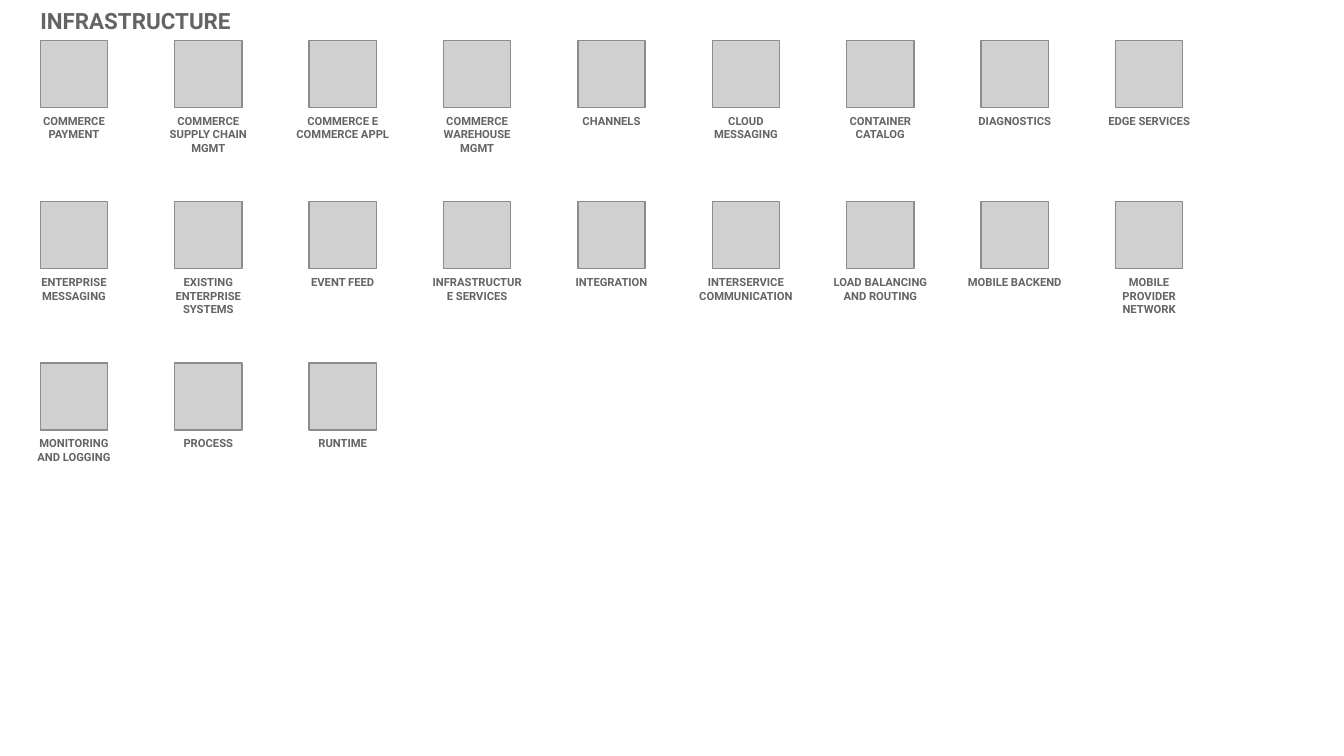
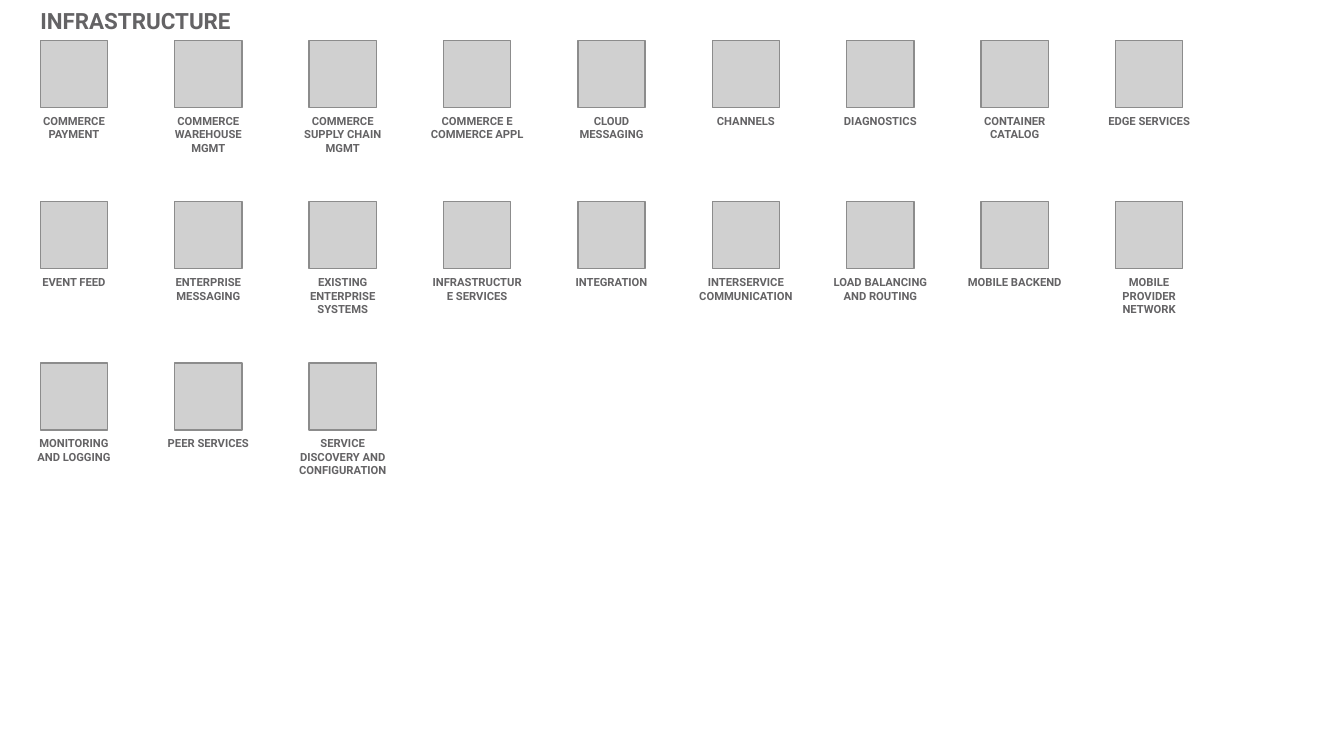
Before and after one commit to l2fprod/myarchitecture, a slide deck: slide 18 of mycatalog-architecture-diagram-template.pptx. Drawn at 1344x756 pixels with LibreOffice and Linux fonts; fonts in the diff are those of the drawing; grey boxes stand for pictures. Boxes give left, top, right and bottom in pixels: in the first picture for what was removed or moved away, otherwise in the second. Text is boxed around its words. In the diff, an @@ line names an element or a change of style, - is before the commit and + after.

```diff
--- a/mycatalog-architecture-diagram-template.pptx
+++ b/mycatalog-architecture-diagram-template.pptx
@@ text at [175, 117, 242, 152]: text changed @@
-COMMERCE SUPPLY CHAIN MGMT
+COMMERCE WAREHOUSE MGMT
@@ text at [304, 117, 381, 152]: text changed @@
-COMMERCE WAREHOUSE MGMT
+COMMERCE SUPPLY CHAIN MGMT
@@ text "CLOUD MESSAGING": place and size @@
-text "CLOUD MESSAGING" at [714, 117, 778, 138]
+text "CLOUD MESSAGING" at [580, 117, 644, 138]
@@ text "DIAGNOSTICS": place and size @@
-text "DIAGNOSTICS" at [978, 117, 1051, 125]
+text "DIAGNOSTICS" at [844, 117, 917, 125]
@@ 3 texts: place and size @@
-3 texts at [296, 117, 911, 138]
+3 texts at [431, 117, 1045, 138]
@@ text at [42, 278, 105, 286]: text changed @@
-ENTERPRISE MESSAGING
+EVENT FEED
@@ text at [176, 278, 241, 300]: text changed @@
-EXISTING ENTERPRISE SYSTEMS
+ENTERPRISE MESSAGING
@@ text at [310, 278, 375, 313]: text changed @@
-EVENT FEED
+EXISTING ENTERPRISE SYSTEMS
@@ text at [168, 439, 249, 447]: text changed @@
-PROCESS
+PEER SERVICES
@@ text at [299, 439, 386, 474]: text changed @@
-RUNTIME
+SERVICE DISCOVERY AND CONFIGURATION
```
Also in this commit, not shown: 12 other slides changed, 1 slide added, 1 slide removed.
